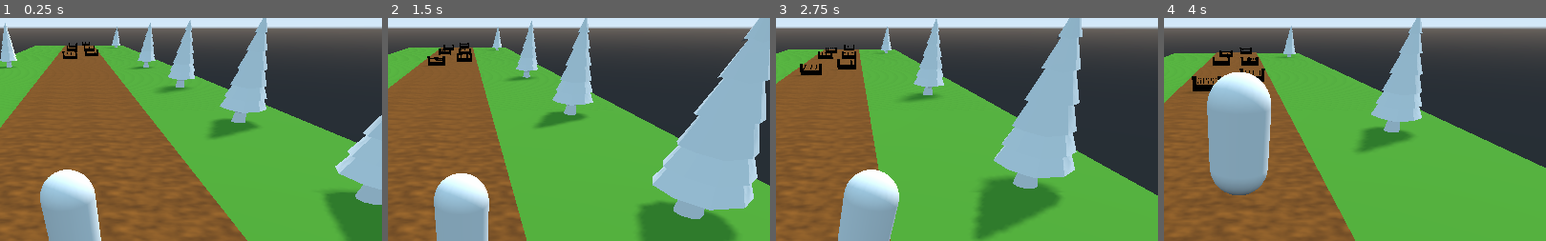
Above: before the commit, frames 1-4 (left to right).
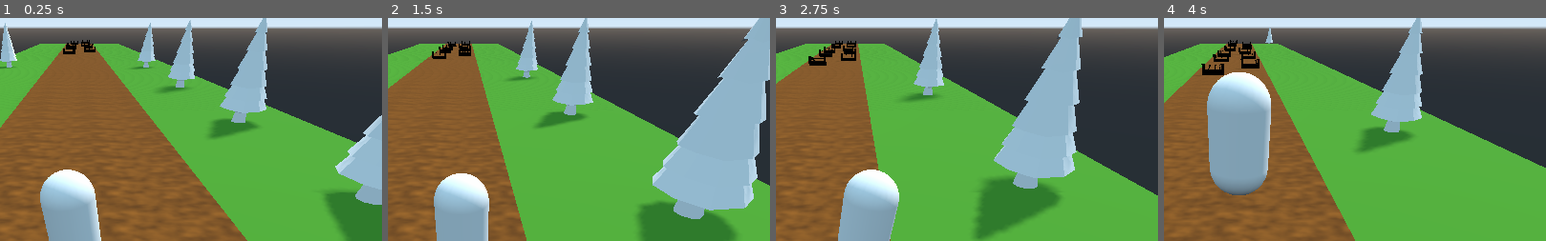
Above: after the commit, the same moments.

Repository: TaaviKodari/2022SyksyTo1830_Godot_Runner
Game: Godot game, scene res://Main.tscn
Same seed, same stepped clock (60 frames per second), same inputs: the game is played once before the commit and once after it.
Inputs:
- Up to frame 1 (0.25 s): no input
- Up to frame 2 (1.5 s): hold D (move_right) 0.53-1.28 s; tap Space (jump) at 0.77 s; hold A (move_left) from 1.28 s (still down)
- Up to frame 3 (2.75 s): tap Space (jump) at 1.52 s; release A (move_left) at 2.03 s; hold D (move_right) from 2.03 s (still down)
- Up to frame 4 (4 s): tap Space (jump) at 3.02, 3.77 s; release D (move_right) at 3.53 s; hold A (move_left) from 3.53 s (still down)
The pictures show only the part of the screen within x 40-90%, y 7-57%; the shares and areas given below are measured in that part.

The runs differ from the first frame. In frame 1, 0.5% of the frame differs, in the area x 9-32%, y 3-19%; in frame 2, 0.8%; in frame 3, 1.4%; in frame 4, 2.2%, in the area x 3-35%, y 3-33%.

Commit message:
random generointi tien palasten alkuun

Diff:
--- a/Main.gd
+++ b/Main.gd
@@ -4,14 +4,30 @@
 var jump_length : float = 5.5
 var jump_height : float = 2.0
 
+var initial_road_count :int = 5
+var road_scenes = [
+	load("res://Road1.tscn"),
+	load("res://Road2.tscn"),
+	load("res://Road3.tscn"),
+]
 onready var player = $Player
 onready var camera_pivot = $Camera_Pivot
 
 # Called when the node enters the scene tree for the first time.
 func _ready():
 	player.setup_jump(jump_length, jump_height, run_speed)
+	randomize()
+	for i in range(initial_road_count):
+		var road = make_random_road()
+		road.translation.z = -(i+1) * 50
+		add_child(road)
 
 
 func _physics_process(delta):
 	camera_pivot.translation = player.translation
 	camera_pivot.translation.y = 0
+
+func make_random_road():
+	var road_scene = road_scenes[randi() % road_scenes.size()]
+	var road = road_scene.instance()
+	return road
--- a/Main.tscn
+++ b/Main.tscn
@@ -1,9 +1,8 @@
-[gd_scene load_steps=5 format=2]
+[gd_scene load_steps=4 format=2]
 
 [ext_resource path="res://RoadStart.tscn" type="PackedScene" id=1]
 [ext_resource path="res://Player.tscn" type="PackedScene" id=2]
 [ext_resource path="res://Main.gd" type="Script" id=3]
-[ext_resource path="res://Road1.tscn" type="PackedScene" id=4]
 
 [node name="Main" type="Spatial"]
 script = ExtResource( 3 )
@@ -19,9 +18,6 @@
 transform = Transform( 0.766045, 0.492404, 0.413176, -5.61943e-08, -0.642788, 0.766044, 0.642787, -0.586824, -0.492404, -4.47524, 1.5227, 0 )
 shadow_enabled = true
 
-[node name="Road1" parent="." instance=ExtResource( 4 )]
-transform = Transform( 1, 0, 0, 0, 1, 0, 0, 0, 1, 0, 0, -50 )
-
 [node name="Camera_Pivot" type="Spatial" parent="."]
 
 [node name="Camera" type="Camera" parent="Camera_Pivot"]
--- /dev/null
+++ b/Road2.tscn
@@ -0,0 +1,26 @@
+[gd_scene load_steps=3 format=2]
+
+[ext_resource path="res://RoadBase.tscn" type="PackedScene" id=1]
+[ext_resource path="res://fence.tscn" type="PackedScene" id=2]
+
+[node name="Road2" instance=ExtResource( 1 )]
+
+[node name="Obstacles" type="Spatial" parent="." index="1"]
+
+[node name="fence" parent="Obstacles" index="0" instance=ExtResource( 2 )]
+transform = Transform( 1, 0, 0, 0, 1, 0, 0, 0, 1, 1.6626, 0.599999, -44.4868 )
+
+[node name="fence2" parent="Obstacles" index="1" instance=ExtResource( 2 )]
+transform = Transform( 1, 0, 0, 0, 1, 0, 0, 0, 1, -1.8919, 0.599999, -37.7326 )
+
+[node name="fence3" parent="Obstacles" index="2" instance=ExtResource( 2 )]
+transform = Transform( 1, 0, 0, 0, 1, 0, 0, 0, 1, -1.8919, 0.599999, -28.3432 )
+
+[node name="fence4" parent="Obstacles" index="3" instance=ExtResource( 2 )]
+transform = Transform( 1, 0, 0, 0, 1, 0, 0, 0, 1, -1.8919, 0.599999, -13.9447 )
+
+[node name="fence5" parent="Obstacles" index="4" instance=ExtResource( 2 )]
+transform = Transform( 1, 0, 0, 0, 1, 0, 0, 0, 1, 2.18993, 0.599999, -20.1536 )
+
+[node name="fence6" parent="Obstacles" index="5" instance=ExtResource( 2 )]
+transform = Transform( 1, 0, 0, 0, 1, 0, 0, 0, 1, 2.18993, 0.599999, -33.7167 )
--- /dev/null
+++ b/Road3.tscn
@@ -0,0 +1,80 @@
+[gd_scene load_steps=4 format=2]
+
+[ext_resource path="res://RoadBase.tscn" type="PackedScene" id=1]
+[ext_resource path="res://fence.tscn" type="PackedScene" id=2]
+[ext_resource path="res://Assets/lowpolytree.obj" type="ArrayMesh" id=3]
+
+[node name="Road3" instance=ExtResource( 1 )]
+
+[node name="Obstacles" type="Spatial" parent="." index="1"]
+
+[node name="fence" parent="Obstacles" index="0" instance=ExtResource( 2 )]
+transform = Transform( 1, 0, 0, 0, 1, 0, 0, 0, 1, 2.25376, 0.599999, -46.0381 )
+
+[node name="fence2" parent="Obstacles" index="1" instance=ExtResource( 2 )]
+transform = Transform( 1, 0, 0, 0, 1, 0, 0, 0, 1, -1.51993, 0.599999, -40.3772 )
+
+[node name="fence3" parent="Obstacles" index="2" instance=ExtResource( 2 )]
+transform = Transform( 1, 0, 0, 0, 1, 0, 0, 0, 1, 1.72944, 0.599999, -29.7986 )
+
+[node name="fence4" parent="Obstacles" index="3" instance=ExtResource( 2 )]
+transform = Transform( 1, 0, 0, 0, 1, 0, 0, 0, 1, -1.99336, 0.599999, -25.3602 )
+
+[node name="fence5" parent="Obstacles" index="4" instance=ExtResource( 2 )]
+transform = Transform( 1, 0, 0, 0, 1, 0, 0, 0, 1, -1.99336, 0.599999, -15.7189 )
+
+[node name="fence6" parent="Obstacles" index="5" instance=ExtResource( 2 )]
+transform = Transform( 1, 0, 0, 0, 1, 0, 0, 0, 1, 2.24045, 0.599999, -9.99491 )
+
+[node name="fence7" parent="Obstacles" index="6" instance=ExtResource( 2 )]
+transform = Transform( 1, 0, 0, 0, 1, 0, 0, 0, 1, -1.98729, 0.599999, -4.73054 )
+
+[node name="Trees" type="Spatial" parent="." index="2"]
+
+[node name="lowpolytree" type="MeshInstance" parent="Trees" index="0"]
+transform = Transform( 1, 0, 0, 0, 1, 0, 0, 0, 1, -8.50521, 2.41672, -5.48538 )
+mesh = ExtResource( 3 )
+
+[node name="lowpolytree2" type="MeshInstance" parent="Trees" index="1"]
+transform = Transform( 1, 0, 0, 0, 1, 0, 0, 0, 1, -8.50521, 2.41672, -16.5642 )
+mesh = ExtResource( 3 )
+
+[node name="lowpolytree3" type="MeshInstance" parent="Trees" index="2"]
+transform = Transform( 1, 0, 0, 0, 1, 0, 0, 0, 1, -8.50521, 2.41672, -30.4206 )
+mesh = ExtResource( 3 )
+
+[node name="lowpolytree4" type="MeshInstance" parent="Trees" index="3"]
+transform = Transform( 1, 0, 0, 0, 1, 0, 0, 0, 1, -8.50521, 2.41672, -39.1044 )
+mesh = ExtResource( 3 )
+
+[node name="lowpolytree5" type="MeshInstance" parent="Trees" index="4"]
+transform = Transform( 1, 0, 0, 0, 1, 0, 0, 0, 1, -8.50521, 2.41672, -23.8231 )
+mesh = ExtResource( 3 )
+
+[node name="lowpolytree6" type="MeshInstance" parent="Trees" index="5"]
+transform = Transform( 1, 0, 0, 0, 1, 0, 0, 0, 1, -8.50521, 2.41672, -11.2843 )
+mesh = ExtResource( 3 )
+
+[node name="lowpolytree7" type="MeshInstance" parent="Trees" index="6"]
+transform = Transform( 1, 0, 0, 0, 1, 0, 0, 0, 1, 8.79806, 2.41672, -11.2843 )
+mesh = ExtResource( 3 )
+
+[node name="lowpolytree8" type="MeshInstance" parent="Trees" index="7"]
+transform = Transform( 1, 0, 0, 0, 1, 0, 0, 0, 1, 8.79806, 2.41672, -4.21704 )
+mesh = ExtResource( 3 )
+
+[node name="lowpolytree9" type="MeshInstance" parent="Trees" index="8"]
+transform = Transform( 1, 0, 0, 0, 1, 0, 0, 0, 1, 8.79806, 2.41672, -17.3799 )
+mesh = ExtResource( 3 )
+
+[node name="lowpolytree10" type="MeshInstance" parent="Trees" index="9"]
+transform = Transform( 1, 0, 0, 0, 1, 0, 0, 0, 1, 8.79806, 2.41672, -23.5229 )
+mesh = ExtResource( 3 )
+
+[node name="lowpolytree11" type="MeshInstance" parent="Trees" index="10"]
+transform = Transform( 1, 0, 0, 0, 1, 0, 0, 0, 1, 8.79806, 2.41672, -29.1847 )
+mesh = ExtResource( 3 )
+
+[node name="lowpolytree12" type="MeshInstance" parent="Trees" index="11"]
+transform = Transform( 1, 0, 0, 0, 1, 0, 0, 0, 1, 8.79806, 2.41672, -36.5765 )
+mesh = ExtResource( 3 )
